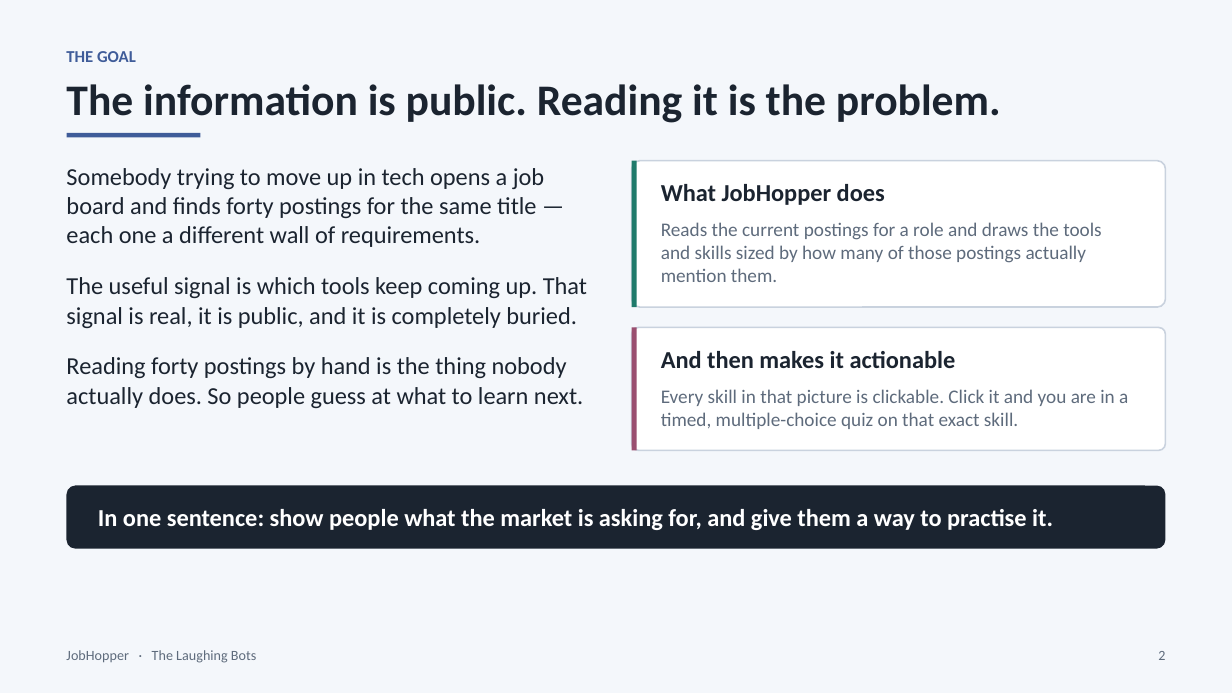
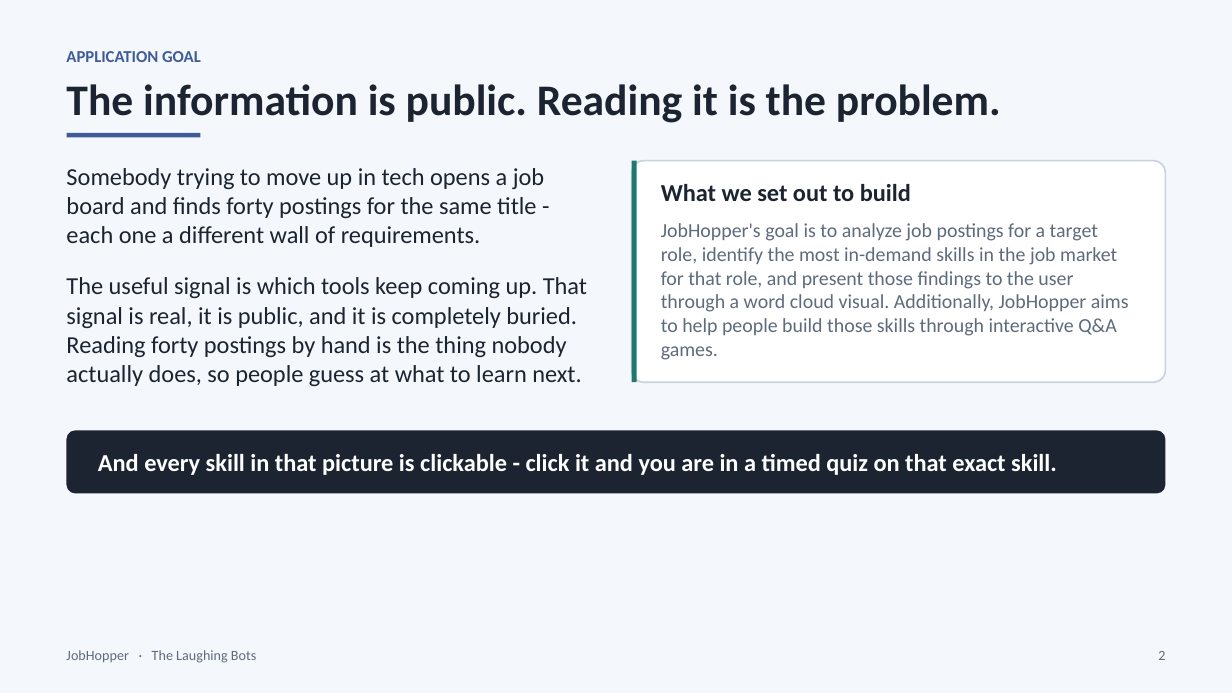
Before and after one commit to erhewlett/Laughing-Bots, a slide deck: slide 2 of presentation/JobHopper_Final_Presentation.pptx. Drawn at 1232x693 pixels with LibreOffice and Linux fonts; fonts in the diff are those of the drawing. Boxes give left, top, right and bottom in pixels: in the first picture for what was removed or moved away, otherwise in the second. Text is boxed around its words. In the diff, an @@ line names an element or a change of style, - is before the commit and + after.

```diff
--- a/presentation/JobHopper_Final_Presentation.pptx
+++ b/presentation/JobHopper_Final_Presentation.pptx
@@ text at [66, 51, 201, 62]: text changed @@
-THE GOAL
+APPLICATION GOAL
@@ rounded rectangle: place and size @@
-rounded rectangle at [632, 161, 1166, 307]
+rounded rectangle at [632, 161, 1166, 383]
@@ rectangle: place and size @@
-rectangle at [632, 161, 638, 307]
+rectangle at [632, 161, 638, 383]
@@ text at [661, 184, 911, 201]: text changed @@
-What JobHopper does
+What we set out to build
@@ text removed at [661, 222, 1101, 282] @@
-Reads the current postings for a role and draws the tools
-and skills sized by how many of those postings actually
-mention them.
@@ text added at [661, 223, 1129, 360], 15.5 pt, text #5E6B7C @@
+JobHopper's goal is to analyze job postings for a target
+role, identify the most in-demand skills in the job market
+for that role, and present those findings to the user
+through a word cloud visual. Additionally, JobHopper aims
+to help people build those skills through interactive Q&A
+games.
@@ rounded rectangle removed at [632, 327, 1166, 450] @@
@@ rectangle removed at [632, 327, 638, 450] @@
@@ text at [66, 336, 581, 386]: paragraphs added @@
+Reading forty postings by hand is the thing nobody
+actually does, so people guess at what to learn next.
@@ text removed at [66, 357, 583, 408] @@
-Reading forty postings by hand is the thing nobody
-actually does. So people guess at what to learn next.
@@ text removed at [661, 351, 956, 368] @@
-And then makes it actionable
@@ rounded rectangle: place and size @@
-rounded rectangle at [67, 485, 1165, 548]
+rounded rectangle at [67, 431, 1165, 494]
@@ text at [98, 454, 1057, 475]: text changed; size 15 to 19 pt; text colour #5E6B7C to #FFFFFF; bold on @@
-Every skill in that picture is clickable. Click it and you are in a
-timed, multiple-choice quiz on that exact skill.
+And every skill in that picture is clickable - click it and you are in a timed quiz on that exact skill.
@@ text removed at [98, 509, 1053, 530] @@
-In one sentence: show people what the market is asking for, and give them a way to practise it.
```
Also in this commit, not shown: 3 other slides changed, 2 slides added, 2 slides removed, 5 other files.
